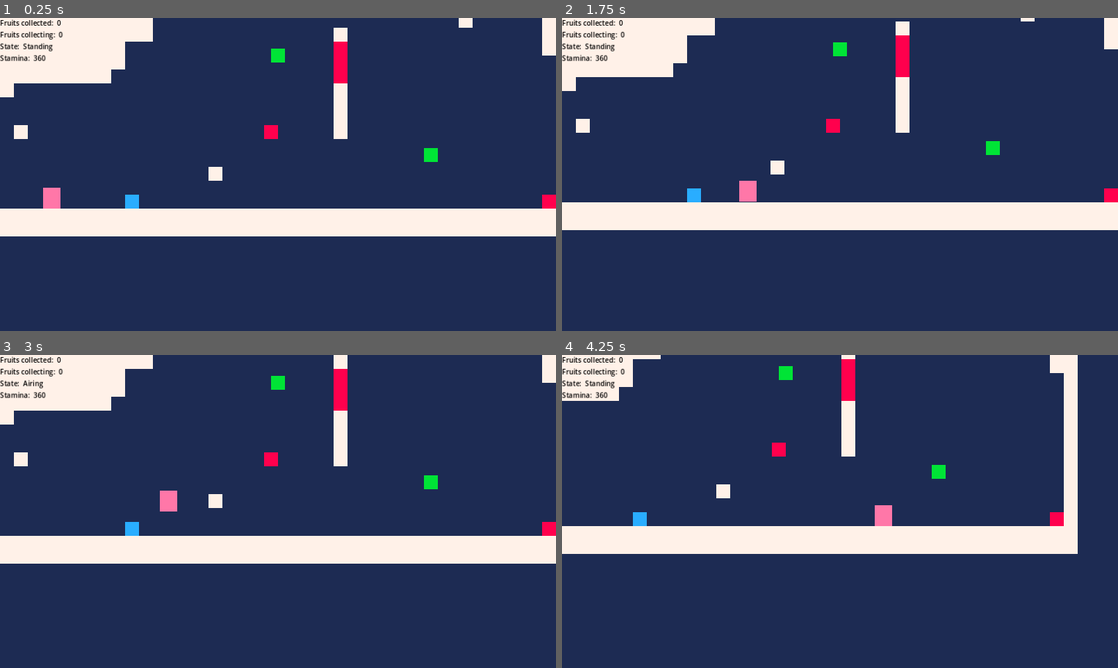
Above: before the commit, frames 1-4 (two rows, left to right).
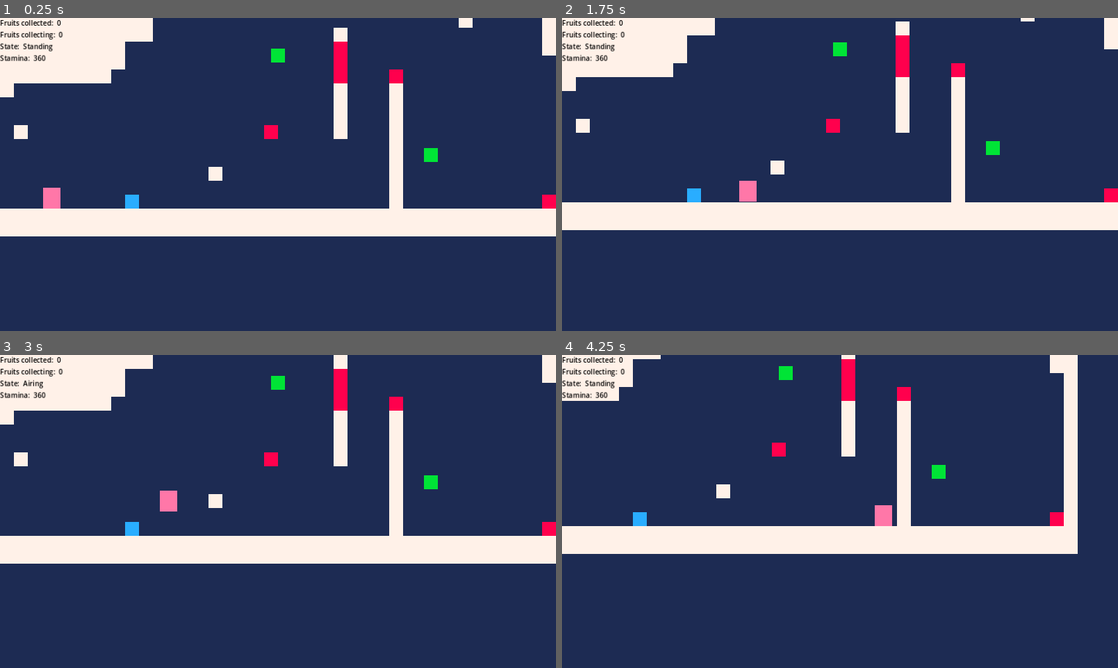
Above: after the commit, the same moments.

Repository: amorykiet/Beako
Game: Godot game, scene res://Test.tscn
Same seed, same stepped clock (60 frames per second), same inputs: the game is played once before the commit and once after it.
Inputs:
- Up to frame 1 (0.25 s): no input
- Up to frame 2 (1.75 s): hold C (C) 0.53-1.28 s; hold Right (RIGHT) from 0.53 s (still down); tap Up (UP) at 0.77, 1.07, 1.52, 1.55 s; tap Z (Z) at 0.8, 1.35 s
- Up to frame 3 (3 s): tap Up (UP) at 1.82 s; release Right (RIGHT) at 2.03 s; hold Left (LEFT) 2.03-2.78 s; hold Up (UP) 2.03-2.78 s; tap C (C) at 2.3, 2.85 s; hold Right (RIGHT) from 2.78 s (still down)
- Up to frame 4 (4.25 s): keep holding Right (RIGHT); tap Up (UP) at 3.02, 3.32, 3.77, 3.8, 4.07 s; tap Z (Z) at 3.05 s; hold X (X) from 3.53 s (still down)

The runs differ from the first frame. In frame 1, 1.1% of the frame differs, in the area x 70-73%, y 16-61%; in frame 2, 1.1%; in frame 3, 1.1%; in frame 4, 1.1%.

Commit message:
add dashing frame

Diff:
--- a/Airing.gd
+++ b/Airing.gd
@@ -2,6 +2,12 @@
 
 @onready var gravity: float= GRAVITY
 var release: bool = false
+@onready var timer_to_dash: Timer = Timer.new()
+
+func _ready():
+	timer_to_dash.wait_time = 0.1
+	timer_to_dash.one_shot = true
+	add_child(timer_to_dash)
 
 func handle_input(subaru: Subaru, _event: InputEvent) -> void:
 
@@ -25,6 +31,8 @@
 
 
 func physics_update( subaru: Subaru, _delta: float) -> void:
+	if timer_to_dash.is_stopped() and gravity == 0:
+		gravity = GRAVITY
 	#MOVING IN ARI
 	subaru.velocity.y += gravity*_delta
 	if subaru.velocity.y > FALL_SPEED:
@@ -66,6 +74,7 @@
 
 
 func enter(subaru: Subaru, _msg:= {}) -> void:
+	gravity = GRAVITY
 	if _msg.has("do_jump"):
 		release = false
 		subaru.velocity.y = JUMP_SPEED
@@ -85,10 +94,7 @@
 	if _msg.has("dash"):
 		subaru.velocity.y = 0
 		gravity = 0
-		await get_tree().create_timer(0.1).timeout
-
-	gravity = GRAVITY
-
+		timer_to_dash.start()
 
 func exit(subaru: Subaru) -> void:
 	subaru.updating= false
--- a/Climbing.gd
+++ b/Climbing.gd
@@ -2,6 +2,19 @@
 var wallOn := -1
 var jumped := false
 var direction_jump: Vector2 = Vector2.ZERO
+@onready var timer_to_jump: Timer = Timer.new()
+#@onready var timer_to_jump_on_top: Timer = Timer.new()
+#var jumping_on_top: bool = false
+
+func _ready():
+	timer_to_jump.wait_time = 0.1
+	timer_to_jump.one_shot = true
+	add_child(timer_to_jump)
+#	timer_to_jump_on_top.wait_time = 0.1
+#	timer_to_jump_on_top.one_shot = true
+#	add_child(timer_to_jump_on_top)
+
+
 
 func handle_input(subaru: Subaru, _event: InputEvent) -> void:
 	if _event.is_action_pressed("UP"):
@@ -13,20 +26,23 @@
 	if _event.is_action_released("Z"):
 		subaru.transition_to("Airing")
 	if _event.is_action_pressed("C"):
-		await get_tree().create_timer(0.02).timeout
+#		await get_tree().create_timer(0.02).timeout
 		subaru.cur_stama -= ENERGY_REDUCION_JUMP_ON_WALL
 		jumped = true
 		if (direction_jump == Vector2.UP) or (((wallOn == LEFT and direction_jump.x == -1) or (wallOn == RIGHT and direction_jump.x == 1)) and direction_jump.y == -1):
 			subaru.velocity = Vector2.UP * JUMP_ON_WALL_SPEED
-			await get_tree().create_timer(0.1).timeout
-			jumped = false
-			subaru.velocity = Vector2.ZERO
+			timer_to_jump.start()
+
 		else:
 			Input.action_release("Z")
 			subaru.transition_to("Airing",{jump_on_wall = true, lastWall = wallOn})
 
 
 func physics_update( subaru: Subaru, _delta: float) -> void:
+	if timer_to_jump.is_stopped() and jumped:
+		jumped = false
+		subaru.velocity = Vector2.ZERO
+
 	#STAMA
 	subaru.cur_stama -= ENERGY_REDUCION_CLIMB_SPEED*_delta
 	if subaru.cur_stama < 0:
@@ -64,15 +80,14 @@
 	subaru.move_and_slide()
 
 	#CLIMB ON TOP
-	if not jumped:
-		if (wallOn == RIGHT) and not subaru.rightCast.is_colliding() and not subaru.rightCast2.is_colliding():
-			subaru.velocity = Vector2(1,0)*80
-			await get_tree().create_timer(0.1).timeout
-			subaru.transition_to("Airing")
-		if (wallOn == LEFT) and not subaru.leftCast.is_colliding() and not subaru.leftCast2.is_colliding():
-			subaru.velocity = Vector2(-1,0)*80
-			await get_tree().create_timer(0.1).timeout
-			subaru.transition_to("Airing")
+	if (wallOn == RIGHT) and not subaru.rightCast.is_colliding() and not subaru.rightCast2.is_colliding():
+		subaru.velocity = Vector2(1,0)*80
+		await get_tree().create_timer(0.1).timeout
+		subaru.transition_to("Airing")
+	if (wallOn == LEFT) and not subaru.leftCast.is_colliding() and not subaru.leftCast2.is_colliding():
+		subaru.velocity = Vector2(-1,0)*80
+		await get_tree().create_timer(0.1).timeout
+		subaru.transition_to("Airing")
 
 func enter( subaru: Subaru, _msg := {}) -> void:
 	jumped = false
--- a/Subaru.gd
+++ b/Subaru.gd
@@ -15,6 +15,7 @@
 var dash_direction: Vector2= Vector2.RIGHT
 var cur_stama: int = MAX_STAMA
 
+
 func _ready():
 	GamePlayProgress.state = state
 	state.enter(self)
@@ -23,6 +24,10 @@
 	state.handle_input(self, event)
 
 func _process(delta: float) -> void:
+	if not can_dash and $Sprite2D.frame == 0:
+		$Sprite2D.frame = 1
+	elif  can_dash and $Sprite2D.frame == 1:
+		$Sprite2D.frame = 0
 	if updating:
 		state.update(self, delta)
 
--- a/Subaru.tscn
+++ b/Subaru.tscn
@@ -31,6 +31,7 @@
 [node name="Sprite2D" type="Sprite2D" parent="."]
 texture_filter = 1
 texture = ExtResource("2_pphlw")
+hframes = 2
 
 [node name="CollisionShape2D" type="CollisionShape2D" parent="."]
 position = Vector2(0, 2.5)
--- a/Test.tscn
+++ b/Test.tscn
@@ -10,10 +10,10 @@
 [node name="Test" type="Node2D"]
 
 [node name="Enviroment" parent="." instance=ExtResource("1_772hv")]
-layer_0/tile_data = PackedInt32Array(-1, 0, 0, 65535, 0, 0,  …(7061 unchanged characters)… 851919, 0, 0, 917455, 0, 0, 982991, 0, 0)
+layer_0/tile_data = PackedInt32Array(-1, 0, 0, 65535, 0, 0,  …(7061 unchanged characters)… 851919, 0, 0, 917455, 0, 0, 982991, 0, 0, 1245212, 0, 0, 1310748, 0, 0, 1376284, 0, 0, 1179676, 0, 0, 1114140, 0, 0, 1048604, 0, 0, 983068, 0, 0, 917532, 0, 0, 851996, 0, 0)
 
 [node name="DeadArea" parent="." instance=ExtResource("2_dvp75")]
-layer_0/tile_data = PackedInt32Array(786456, 0, 0, 1048595, 0, 0, 720920, 0, 0, 655384, 0, 0, 1376295, 0, 0)
+layer_0/tile_data = PackedInt32Array(786456, 0, 0, 1048595, 0, 0, 720920, 0, 0, 655384, 0, 0, 1376295, 0, 0, 786460, 0, 0)
 
 [node name="Subaru" parent="." instance=ExtResource("2_3p8yq")]
 position = Vector2(30, 151)
Binary file changed: asset/subaru.png
